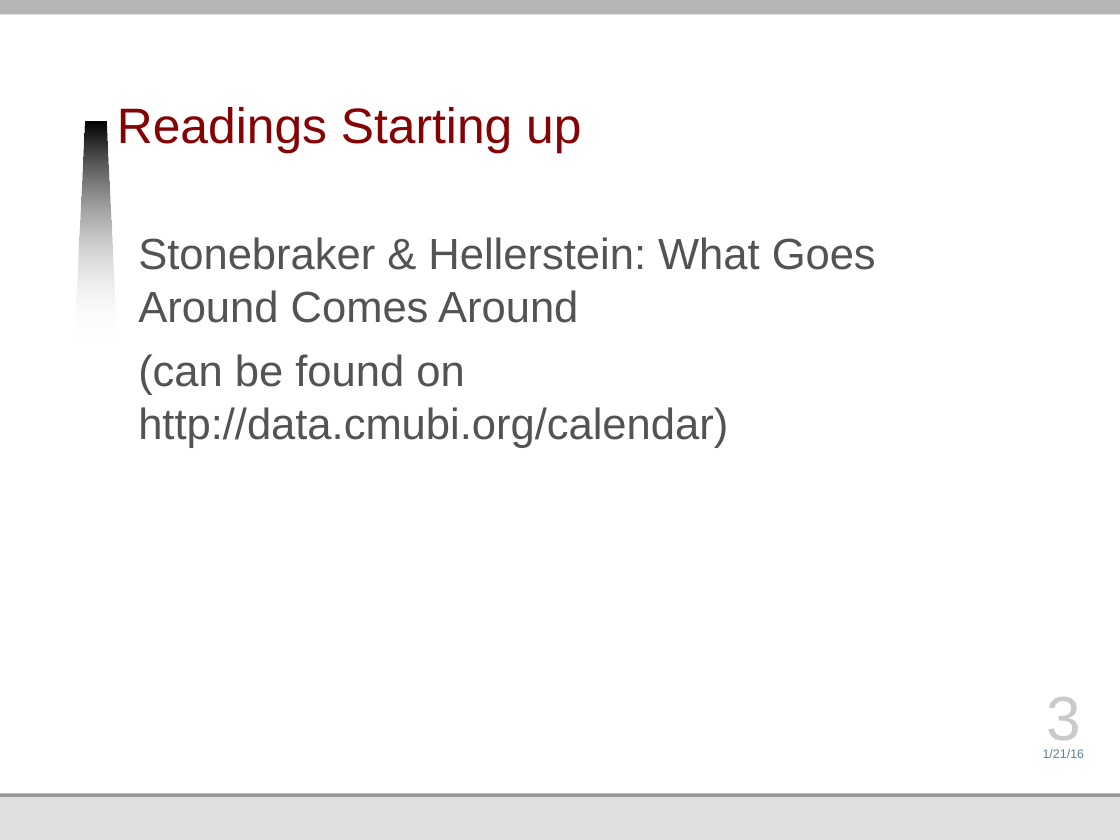
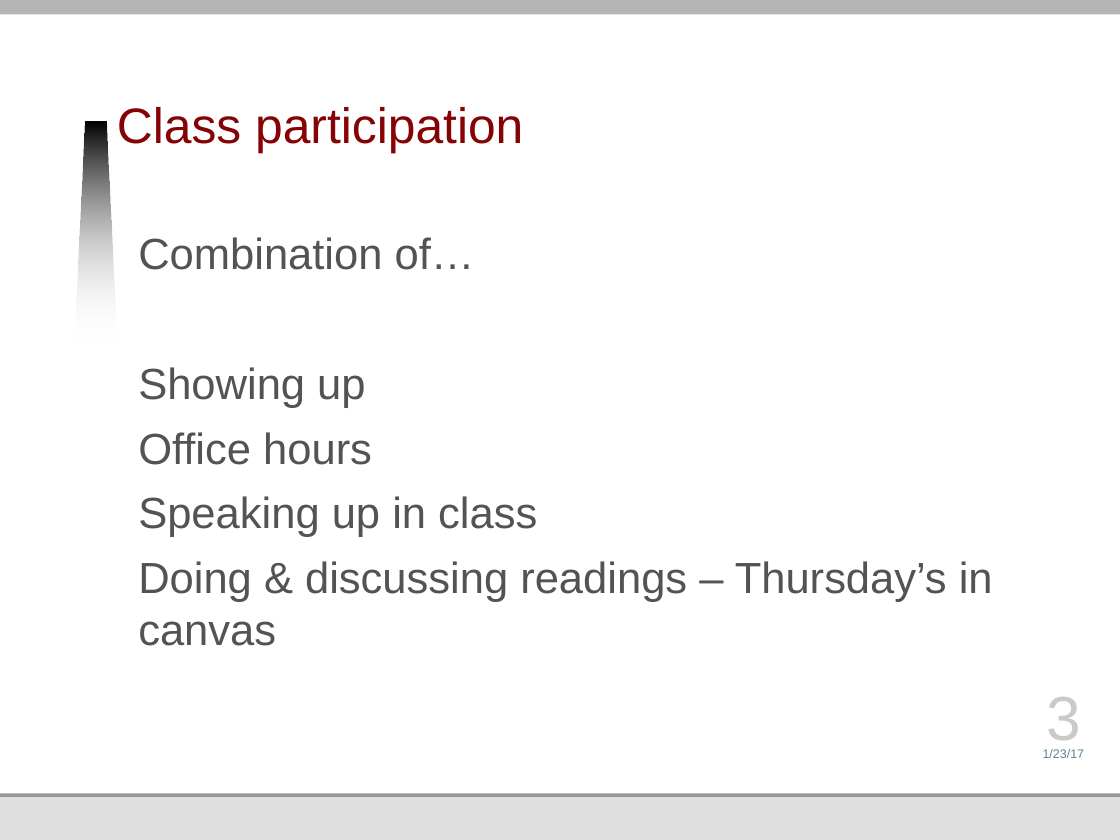
Before and after one commit to jmankoff/data, a slide deck: slide 3 of Lectures/3 Data Storage.pptx. Drawn at 1120x840 pixels with LibreOffice and Linux fonts; fonts in the diff are those of the drawing; background and template pictures are left out. Boxes give left, top, right and bottom in pixels: in the first picture for what was removed or moved away, otherwise in the second. Text is boxed around its words. In the diff, an @@ line names an element or a change of style, - is before the commit and + after.

```diff
--- a/Lectures/3 Data Storage.pptx
+++ b/Lectures/3 Data Storage.pptx
@@ title at bbox=[117, 107, 523, 154]: text changed @@
-Readings Starting up
+Class participation
@@ text at bbox=[138, 237, 993, 646]: text changed @@
-Stonebraker & Hellerstein: What Goes Around Comes Around
-(can be found on http://data.cmubi.org/calendar)
+Combination of…
+Showing up
+Office hours
+Speaking up in class
+Doing & discussing readings – Thursday’s in canvas
@@ text at bbox=[1043, 749, 1085, 758]: text changed @@
-1/21/16
+1/23/17
```
Also in this commit, not shown: 34 other slides changed, 2 slides added.
